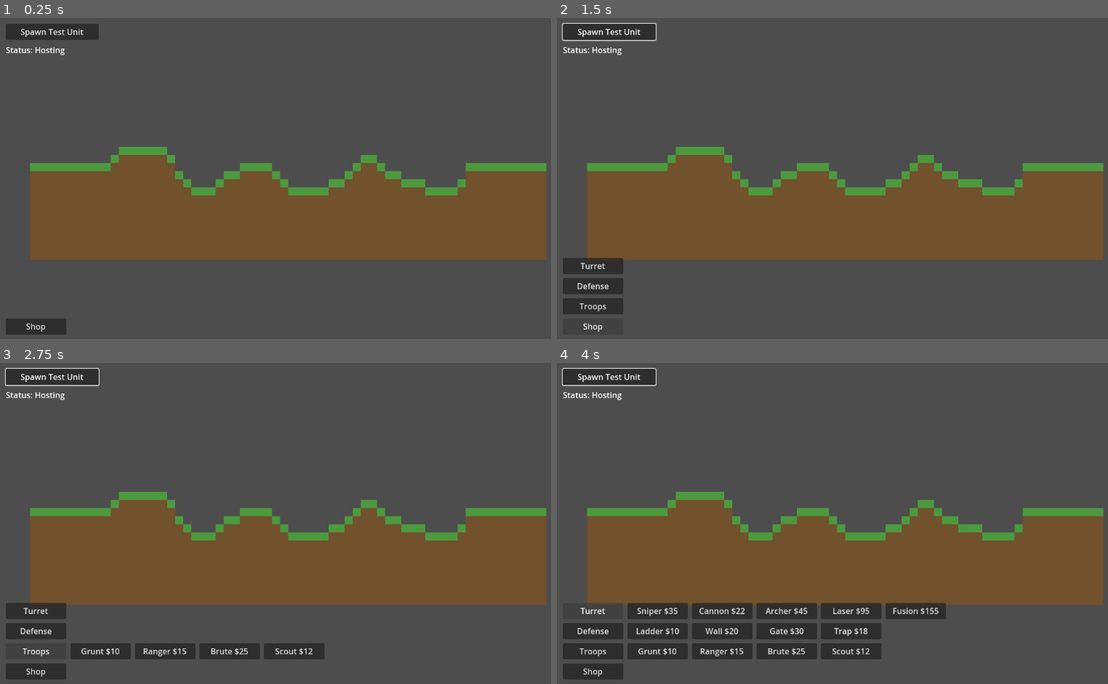
Above: before the commit, frames 1-4 (two rows, left to right).
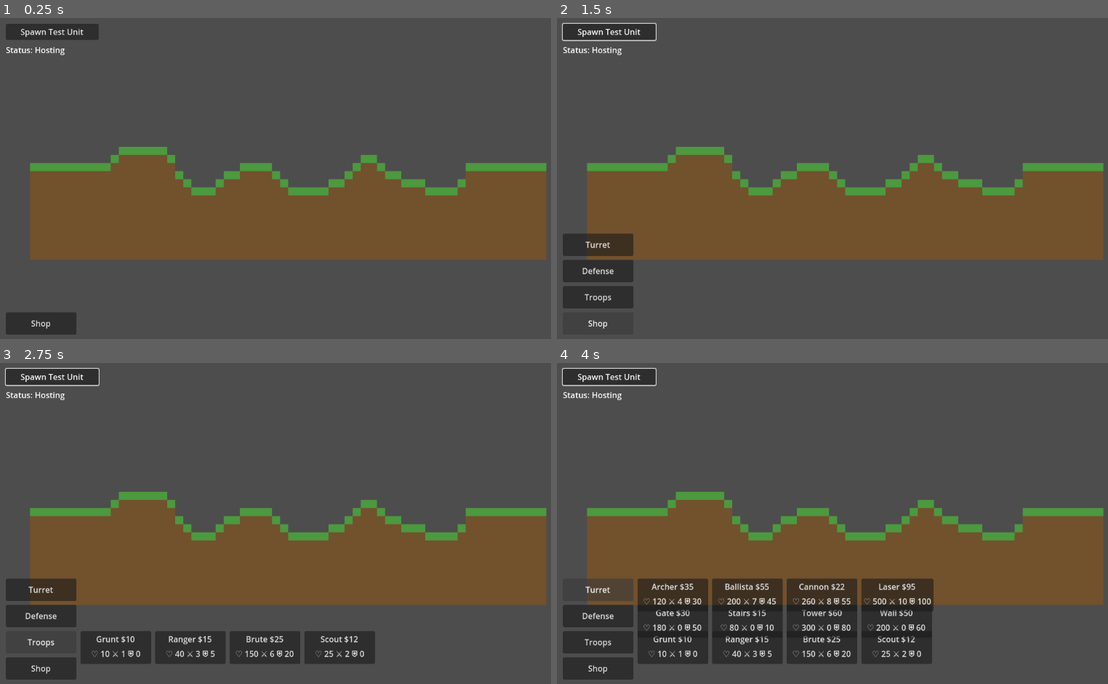
Above: after the commit, the same moments.

Repository: Dillon-McCardell/Village-Assault
Game: Godot game, scene res://scenes/game.tscn
Same seed, same stepped clock (60 frames per second), same inputs: the game is played once before the commit and once after it. This scene is started directly instead of the project's main scene.
Inputs:
- Up to frame 1 (0.25 s): no input
- Up to frame 2 (1.5 s): click "Spawn Test Unit" at 0.5 s; click "Shop" at 1.25 s
- Up to frame 3 (2.75 s): click "Troops" at 2 s
- Up to frame 4 (4 s): click "Defense" at 2.75 s; click "Turret" at 3.5 s

The runs differ from the first frame. In frame 1, 0.4% of the frame differs, in the area x 1-14%, y 91-99%; in frame 2, 1.9%; in frame 3, 5.4%; in frame 4, 11%, in the area x 1-71%, y 67-99%.

Commit message:
Add shop item stats and display in UI
- add health/damage/defense fields to shop items
- define stat values for troop, defense, and turret items
- show stat line in shop button labels
- resize shop buttons for multi-line display

Diff:
--- /dev/null
+++ b/village-assault/scripts/shop/defense/defense_gate.gd
@@ -0,0 +1,10 @@
+extends ShopItem
+
+func _init() -> void:
+	id = "defense_gate"
+	label = "Gate"
+	price = 30
+	category = "Defense"
+	health = 180
+	damage = 0
+	defense = 50
--- /dev/null
+++ b/village-assault/scripts/shop/defense/defense_stairs.gd
@@ -0,0 +1,10 @@
+extends ShopItem
+
+func _init() -> void:
+	id = "defense_stairs"
+	label = "Stairs"
+	price = 15
+	category = "Defense"
+	health = 80
+	damage = 0
+	defense = 10
--- /dev/null
+++ b/village-assault/scripts/shop/defense/defense_tower.gd
@@ -0,0 +1,10 @@
+extends ShopItem
+
+func _init() -> void:
+	id = "defense_tower"
+	label = "Tower"
+	price = 60
+	category = "Defense"
+	health = 300
+	damage = 0
+	defense = 80
--- /dev/null
+++ b/village-assault/scripts/shop/defense/defense_wall.gd
@@ -0,0 +1,10 @@
+extends ShopItem
+
+func _init() -> void:
+	id = "defense_wall"
+	label = "Wall"
+	price = 50
+	category = "Defense"
+	health = 200
+	damage = 0
+	defense = 60
--- /dev/null
+++ b/village-assault/scripts/shop/shop_item.gd
@@ -0,0 +1,20 @@
+extends Resource
+class_name ShopItem
+
+@export var id: String = ""
+@export var label: String = ""
+@export var price: int = 0
+@export var category: String = ""
+@export var health: int = 10
+@export var damage: int = 0
+@export var defense: int = 0
+
+func get_display_label() -> String:
+	return "%s $%d\n%s" % [label, price, get_stats_label()]
+
+func get_stats_label() -> String:
+	return "♡ %d ⚔ %d ⛨ %d" % [health, damage, defense]
+
+func get_spawn_payload() -> Dictionary:
+	# Placeholder for future spawn data.
+	return {}
--- /dev/null
+++ b/village-assault/scripts/shop/troops/troop_brute.gd
@@ -0,0 +1,10 @@
+extends ShopItem
+
+func _init() -> void:
+	id = "troop_brute"
+	label = "Brute"
+	price = 25
+	category = "Troops"
+	health = 150
+	damage = 6
+	defense = 20
--- /dev/null
+++ b/village-assault/scripts/shop/troops/troop_grunt.gd
@@ -0,0 +1,10 @@
+extends ShopItem
+
+func _init() -> void:
+	id = "troop_grunt"
+	label = "Grunt"
+	price = 10
+	category = "Troops"
+	health = 10
+	damage = 1
+	defense = 0
--- /dev/null
+++ b/village-assault/scripts/shop/troops/troop_ranger.gd
@@ -0,0 +1,10 @@
+extends ShopItem
+
+func _init() -> void:
+	id = "troop_ranger"
+	label = "Ranger"
+	price = 15
+	category = "Troops"
+	health = 40
+	damage = 3
+	defense = 5
--- /dev/null
+++ b/village-assault/scripts/shop/troops/troop_scout.gd
@@ -0,0 +1,10 @@
+extends ShopItem
+
+func _init() -> void:
+	id = "troop_scout"
+	label = "Scout"
+	price = 12
+	category = "Troops"
+	health = 25
+	damage = 2
+	defense = 0
--- /dev/null
+++ b/village-assault/scripts/shop/turrets/turret_archer.gd
@@ -0,0 +1,10 @@
+extends ShopItem
+
+func _init() -> void:
+	id = "turret_archer"
+	label = "Archer"
+	price = 35
+	category = "Turret"
+	health = 120
+	damage = 4
+	defense = 30
--- /dev/null
+++ b/village-assault/scripts/shop/turrets/turret_ballista.gd
@@ -0,0 +1,10 @@
+extends ShopItem
+
+func _init() -> void:
+	id = "turret_ballista"
+	label = "Ballista"
+	price = 55
+	category = "Turret"
+	health = 200
+	damage = 7
+	defense = 45
--- /dev/null
+++ b/village-assault/scripts/shop/turrets/turret_cannon.gd
@@ -0,0 +1,10 @@
+extends ShopItem
+
+func _init() -> void:
+	id = "turret_cannon"
+	label = "Cannon"
+	price = 22
+	category = "Turret"
+	health = 260
+	damage = 8
+	defense = 55
--- /dev/null
+++ b/village-assault/scripts/shop/turrets/turret_laser.gd
@@ -0,0 +1,10 @@
+extends ShopItem
+
+func _init() -> void:
+	id = "turret_laser"
+	label = "Laser"
+	price = 95
+	category = "Turret"
+	health = 500
+	damage = 10
+	defense = 100
--- a/village-assault/scripts/ui/shop_menu.gd
+++ b/village-assault/scripts/ui/shop_menu.gd
@@ -2,9 +2,24 @@
 
 signal item_purchased(item_id: String, price: int)
 
-@export var button_size: Vector2 = Vector2(120, 32)
+@export var button_size: Vector2 = Vector2(140, 44)
 @export var spacing: Vector2 = Vector2(8, 8)
 @export var margin: Vector2 = Vector2(16, 16)
+
+const ITEM_SCRIPTS: Array = [
+	preload("res://scripts/shop/troops/troop_grunt.gd"),
+	preload("res://scripts/shop/troops/troop_ranger.gd"),
+	preload("res://scripts/shop/troops/troop_brute.gd"),
+	preload("res://scripts/shop/troops/troop_scout.gd"),
+	preload("res://scripts/shop/defense/defense_gate.gd"),
+	preload("res://scripts/shop/defense/defense_stairs.gd"),
+	preload("res://scripts/shop/defense/defense_tower.gd"),
+	preload("res://scripts/shop/defense/defense_wall.gd"),
+	preload("res://scripts/shop/turrets/turret_archer.gd"),
+	preload("res://scripts/shop/turrets/turret_ballista.gd"),
+	preload("res://scripts/shop/turrets/turret_cannon.gd"),
+	preload("res://scripts/shop/turrets/turret_laser.gd"),
+]
 
 var _origin_button: Button
 var _category_buttons: Array[Button] = []
@@ -32,39 +47,22 @@
 			_collapse_all()
 
 func _build_shop_data() -> void:
-	_shop_data = [
-		{
-			"id": "troops",
-			"label": "Troops",
-			"items": [
-				{"id": "troop_grunt", "label": "Grunt", "price": 10},
-				{"id": "troop_ranger", "label": "Ranger", "price": 15},
-				{"id": "troop_brute", "label": "Brute", "price": 25},
-				{"id": "troop_scout", "label": "Scout", "price": 12},
-			]
-		},
-		{
-			"id": "defense",
-			"label": "Defense",
-			"items": [
-				{"id": "defense_ladder", "label": "Ladder", "price": 10},
-				{"id": "defense_wall", "label": "Wall", "price": 20},
-				{"id": "defense_gate", "label": "Gate", "price": 30},
-				{"id": "defense_trap", "label": "Trap", "price": 18},
-			]
-		},
-		{
-			"id": "turrets",
-			"label": "Turret",
-			"items": [
-				{"id": "turret_sniper", "label": "Sniper", "price": 35},
-				{"id": "turret_cannon", "label": "Cannon", "price": 22},
-				{"id": "turret_archer", "label": "Archer", "price": 45},
-				{"id": "turret_laser", "label": "Laser", "price": 95},
-				{"id": "turret_fusion", "label": "Fusion", "price": 155},
-			]
-		}
-	]
+	_shop_data.clear()
+	var categories: Dictionary = {}
+	for script in ITEM_SCRIPTS:
+		var item := (script as GDScript).new() as ShopItem
+		if item == null:
+			continue
+		if not categories.has(item.category):
+			categories[item.category] = []
+		categories[item.category].append(item)
+	for category_label in categories.keys():
+		var items: Array = categories[category_label]
+		_shop_data.append({
+			"id": category_label.to_lower(),
+			"label": category_label,
+			"items": items,
+		})
 
 func _build_buttons() -> void:
 	_origin_button = _make_button("Shop", _on_origin_pressed)
@@ -87,8 +85,8 @@
 		var item_row: Array = []
 		var items: Array = category["items"]
 		for j in range(items.size()):
-			var item: Dictionary = items[j]
-			var label := "%s $%d" % [item["label"], item["price"]]
+			var item: ShopItem = items[j]
+			var label := item.get_display_label()
 			var item_button := _make_button(label, func() -> void:
 				_on_item_pressed(i, j)
 			)
@@ -134,10 +132,10 @@
 
 func _on_item_pressed(category_index: int, item_index: int) -> void:
 	var item := _get_item(category_index, item_index)
-	if item.is_empty():
+	if item == null:
 		return
 	if multiplayer.is_server():
-		_process_purchase_request(multiplayer.get_unique_id(), category_index, item_index)
+		_process_purchase_request(multiplayer.get_unique_id(), item)
 	else:
 		_request_purchase.rpc_id(1, category_index, item_index)
 
@@ -184,13 +182,13 @@
 	button.focus_mode = Control.FOCUS_NONE
 	return button
 
-func _get_item(category_index: int, item_index: int) -> Dictionary:
+func _get_item(category_index: int, item_index: int) -> ShopItem:
 	if category_index < 0 or category_index >= _shop_data.size():
-		return {}
+		return null
 	var category: Dictionary = _shop_data[category_index]
 	var items: Array = category["items"]
 	if item_index < 0 or item_index >= items.size():
-		return {}
+		return null
 	return items[item_index]
 
 @rpc("any_peer", "reliable")
@@ -200,16 +198,16 @@
 	var peer_id := multiplayer.get_remote_sender_id()
 	if peer_id == 0:
 		peer_id = 1
-	_process_purchase_request(peer_id, category_index, item_index)
-
-func _process_purchase_request(peer_id: int, category_index: int, item_index: int) -> void:
 	var item := _get_item(category_index, item_index)
-	if item.is_empty():
-		return
-	var price: int = int(item["price"])
+	if item == null:
+		return
+	_process_purchase_request(peer_id, item)
+
+func _process_purchase_request(peer_id: int, item: ShopItem) -> void:
+	var price: int = item.price
 	var current_money := GameState.get_money_for_peer(peer_id)
 	if current_money < price:
 		return
 	GameState.set_money_for_peer(peer_id, current_money - price)
-	item_purchased.emit(item["id"], price)
+	item_purchased.emit(item.id, price)
 	# TODO: Spawn or queue the selected item here.
Not shown, added: village-assault/scripts/shop/defense/defense_gate.gd.uid
Not shown, added: village-assault/scripts/shop/defense/defense_stairs.gd.uid
Not shown, added: village-assault/scripts/shop/defense/defense_tower.gd.uid
Not shown, added: village-assault/scripts/shop/defense/defense_wall.gd.uid
Not shown, added: village-assault/scripts/shop/shop_item.gd.uid
Not shown, added: village-assault/scripts/shop/troops/troop_brute.gd.uid
Not shown, added: village-assault/scripts/shop/troops/troop_grunt.gd.uid
Not shown, added: village-assault/scripts/shop/troops/troop_ranger.gd.uid
Not shown, added: village-assault/scripts/shop/troops/troop_scout.gd.uid
Not shown, added: village-assault/scripts/shop/turrets/turret_archer.gd.uid
Not shown, added: village-assault/scripts/shop/turrets/turret_ballista.gd.uid
Not shown, added: village-assault/scripts/shop/turrets/turret_cannon.gd.uid
(and 1 more such lines)
